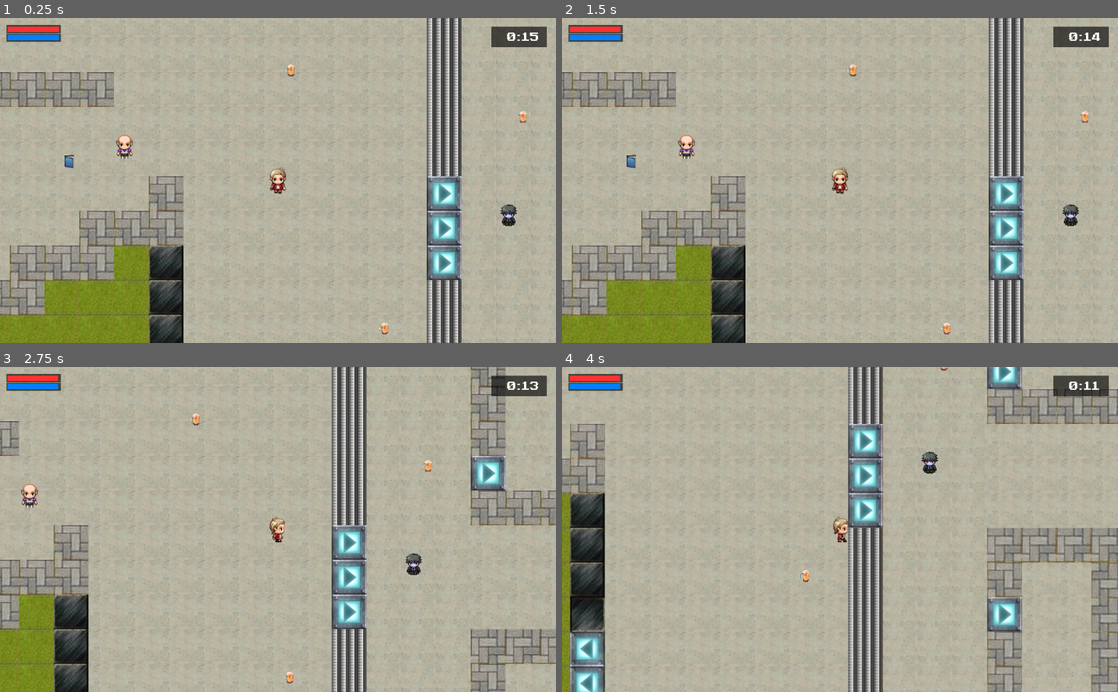
Above: before the commit, frames 1-4 (two rows, left to right).
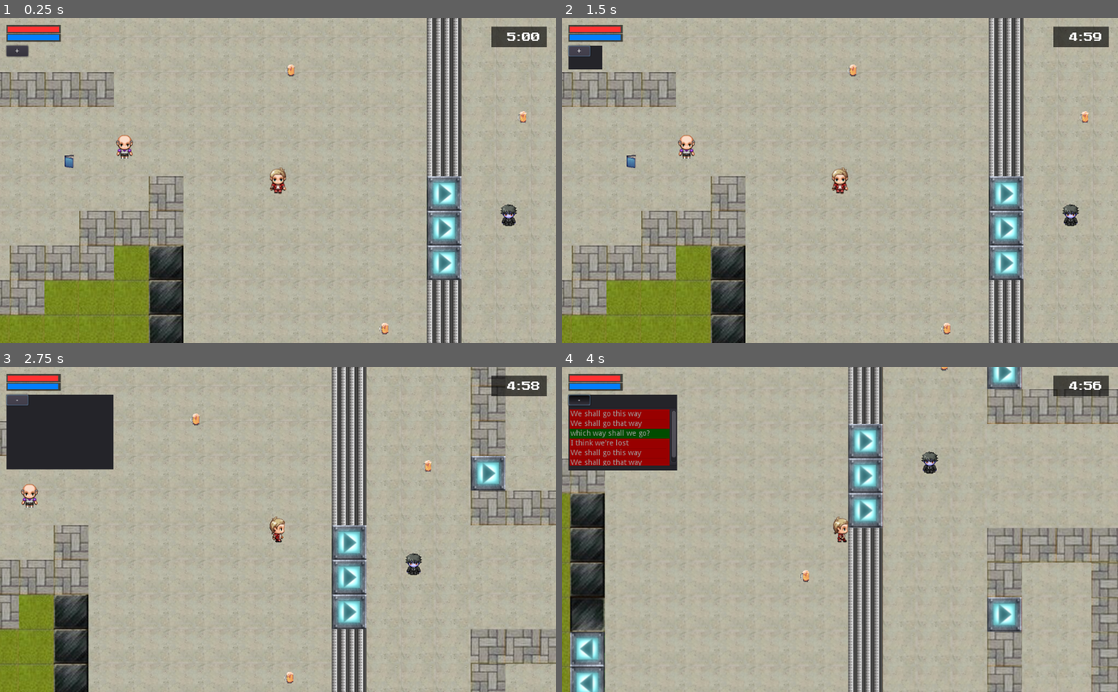
Above: after the commit, the same moments.

Repository: anamarisamacedo/FEUP-DJCO-PP
Game: Godot game, scene res://MainScene.tscn
Two runs of this game, one before a commit and one after it. Both use one fixed random seed, a clock stepped at 60 frames per second and the inputs below.
Inputs (mouse positions are in pixels of both pictures, inside the frame that each line leads up to):
- Up to frame 1 (0.25 s): no input
- Up to frame 2 (1.5 s): click (578, 50) at 0.5 s, where only the run after the commit has a clickable "+"; click (578, 50) at 1.25 s, where only the run after the commit has a clickable "-"
- Up to frame 3 (2.75 s): tap Enter at 2 s; hold Right (move_right) from 2.03 s (still down); hold Space (interact) from 2.03 s (still down)
- Up to frame 4 (4 s): release Right (move_right) at 2.78 s; release Space (interact) at 2.78 s; hold Down (move_down) 2.78-3.53 s; tap B at 2.85 s; hold Right (move_right) from 3.53 s (still down); hold Space (interact) from 3.53 s (still down)

The runs differ from the first frame. In frame 1, 0.2% of the frame differs, in the area x 1-97%, y 4-13%; in frame 2, 0.5%; in frame 3, 4.6%; in frame 4, 4.6%, in the area x 1-97%, y 4-32%.

Commit message:
Challenges UI almost ready

Diff:
--- /dev/null
+++ b/How To Survive MIEIC/Control.gd
@@ -0,0 +1,13 @@
+extends Control
+
+export var spacing = 10
+
+func _draw():
+
+	var last_end_achor = Vector2.ZERO
+	for child in get_children():
+		child.rect_position = last_end_achor
+		last_end_achor.y = child.rect_position.y + child.rect_size.y
+		last_end_achor.y += spacing
+
+	rect_min_size.y = last_end_achor.y #to work with ScrollContainer
--- a/How To Survive MIEIC/MainScene.tscn
+++ b/How To Survive MIEIC/MainScene.tscn
@@ -7,7 +7,9 @@
 [ext_resource path="res://Beer.tscn" type="PackedScene" id=5]
 [ext_resource path="res://Zombie.tscn" type="PackedScene" id=6]
 [ext_resource path="res://Timer.gd" type="Script" id=7]
+[ext_resource path="res://Control.gd" type="Script" id=8]
 [ext_resource path="res://Font/new_dynamicfont.tres" type="DynamicFont" id=9]
+[ext_resource path="res://Panel.gd" type="Script" id=10]
 [ext_resource path="res://GUI/StudyXP.gd" type="Script" id=11]
 [ext_resource path="res://GUI/SocialXP.gd" type="Script" id=12]
 [ext_resource path="res://NPC_Professor.tscn" type="PackedScene" id=13]
@@ -157,6 +159,44 @@
 "_edit_use_anchors_": false
 }
 
+[node name="Control" type="Control" parent="CanvasLayer"]
+margin_left = 12.0
+margin_top = 51.0
+margin_right = 52.0
+margin_bottom = 91.0
+script = ExtResource( 8 )
+__meta__ = {
+"_edit_use_anchors_": false
+}
+
+[node name="Panel" type="Panel" parent="CanvasLayer/Control"]
+margin_right = 40.0
+margin_bottom = 40.0
+script = ExtResource( 10 )
+__meta__ = {
+"_edit_use_anchors_": false
+}
+
+[node name="ItemList" type="ItemList" parent="CanvasLayer/Control/Panel"]
+margin_top = 24.0
+margin_right = 200.0
+margin_bottom = 131.0
+__meta__ = {
+"_edit_use_anchors_": false
+}
+
+[node name="VBoxContainer" type="VBoxContainer" parent="CanvasLayer/Control/Panel"]
+margin_right = 40.0
+margin_bottom = 40.0
+__meta__ = {
+"_edit_use_anchors_": false
+}
+
+[node name="show" type="Button" parent="CanvasLayer/Control/Panel/VBoxContainer"]
+margin_right = 40.0
+margin_bottom = 20.0
+text = "+"
+
 [node name="Player" parent="." instance=ExtResource( 1 )]
 position = Vector2( 173.912, 141 )
 
--- /dev/null
+++ b/How To Survive MIEIC/Panel.gd
@@ -0,0 +1,64 @@
+extends Panel
+
+var is_expanded = false
+
+var ItemListContent = ["We shall go this way","We shall go that way","which way shall we go?","I think we're lost", "We shall go this way","We shall go that way"]
+var item_list
+var button
+
+func _ready():
+	$VBoxContainer/show.connect("pressed",self,"expand")
+	#Load the ItemList by stepping through it and adding each item.
+	item_list =  get_node("ItemList")
+	button =  get_node("VBoxContainer/show")
+
+	for ItemID in range(ItemListContent.size()):
+		item_list.add_item(ItemListContent[ItemID],null,false)
+		item_list.set_item_custom_bg_color(ItemID, Color(0.6, 0, 0, 1))
+
+	complete_challenge(2)
+	#item_list.select(0,true) #This sets a default so we don't have
+
+func expand():
+	is_expanded = !is_expanded
+
+var last_rect_size = Vector2.ZERO
+func _process(delta):
+
+	#snap to end
+	if abs(rect_size.y-rect_min_size.y) < 1:
+		rect_size.y = rect_min_size.y
+	if abs(rect_size.x-rect_min_size.x) < 1:
+		rect_size.x = rect_min_size.x
+
+	#resize to target size
+	if is_expanded:
+		rect_size.y = lerp(rect_size.y, 140, 0.1)
+		rect_size.x = lerp(rect_size.x, 200, 0.1)
+		button.text = "-"
+		if rect_size.x >= 199:
+			item_list.visible = true
+
+	else:
+		rect_size.y = lerp(rect_size.y, rect_min_size.y, 0.1)
+		rect_size.x = lerp(rect_size.x, rect_min_size.x, 0.1)
+		item_list.visible = false
+		button.text = "+"
+
+	#update layout
+	if last_rect_size != rect_size:
+		get_parent().update()
+		last_rect_size = rect_size
+
+func ReportListItem():
+	var ItemNo = item_list.get_selected_items()
+
+	#The output ItemNo is a list of selected items.  Use this to select
+	#The matching component from the associated array, ItemListContent.
+
+	var SelectedItemtext = ItemListContent[ItemNo[0]]
+	get_node("Label - output").set_text(str(SelectedItemtext))
+	print(ItemNo)
+
+func complete_challenge(item_id):
+	item_list.set_item_custom_bg_color(item_id, Color(0, 0.3, 0, 1))
--- a/How To Survive MIEIC/Timer.gd
+++ b/How To Survive MIEIC/Timer.gd
@@ -18,8 +18,8 @@
 	restart()
 
 func restart():
-	seconds = 15
-	minutes = 0
+	seconds = 0
+	minutes = 5
 	update_labels()
 	start()
 
Not shown: 1 places in How To Survive MIEIC/MainScene.tscn that only renumber resources
